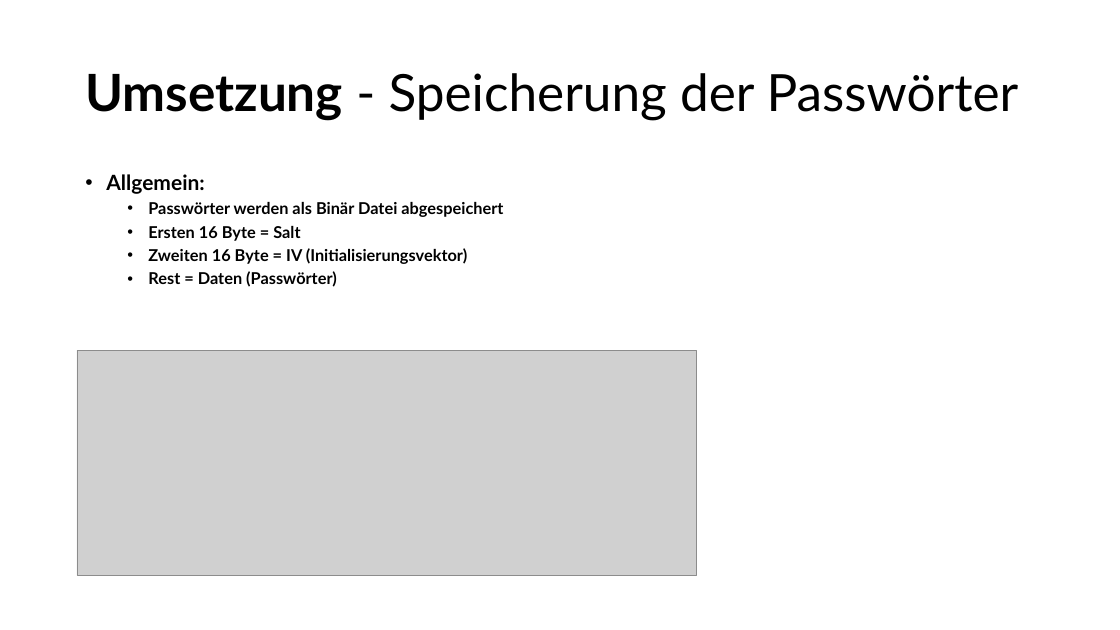
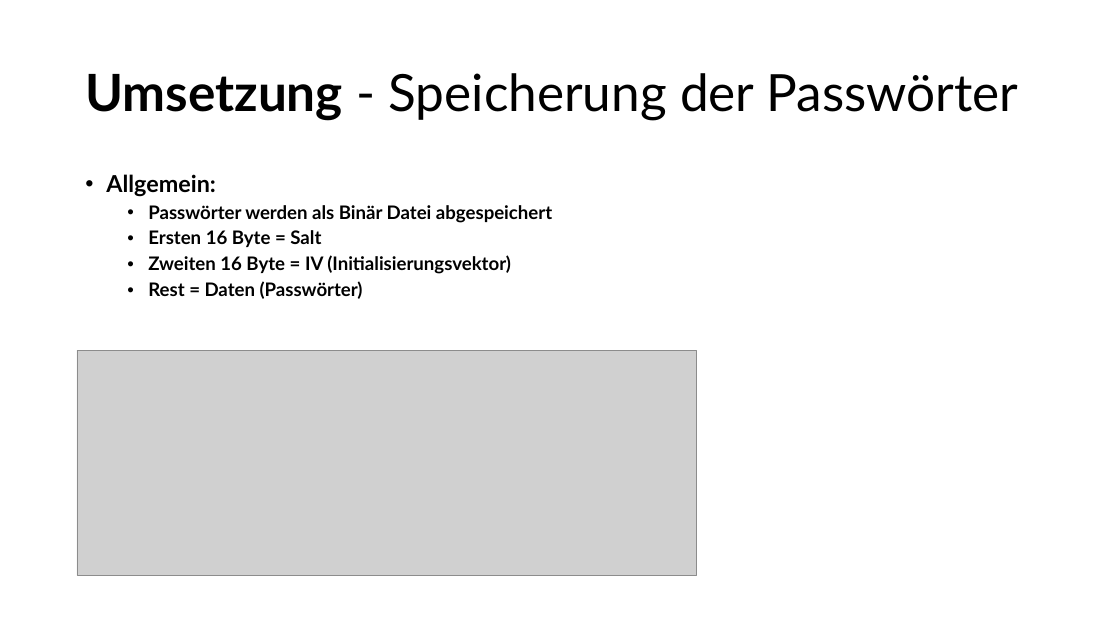
Before and after one commit to NykyTV/PasswortManager, a slide deck: slide 7 of pp/Presentation.pptx. Drawn at 1120x630 pixels with LibreOffice and Linux fonts; fonts in the diff are those of the drawing; grey boxes stand for pictures. Boxes give left, top, right and bottom in pixels: in the first picture for what was removed or moved away, otherwise in the second. Text is boxed around its words. In the diff, an @@ line names an element or a change of style, - is before the commit and + after.

```diff
--- a/pp/Presentation.pptx
+++ b/pp/Presentation.pptx
@@ text "Allgemein:" at box(106, 174, 552, 299): size 18 to 20 pt in "Allgemein:"; size 14 to 16 pt @@
```
Also in this commit, not shown: 3 other slides changed, 1 slide added.
